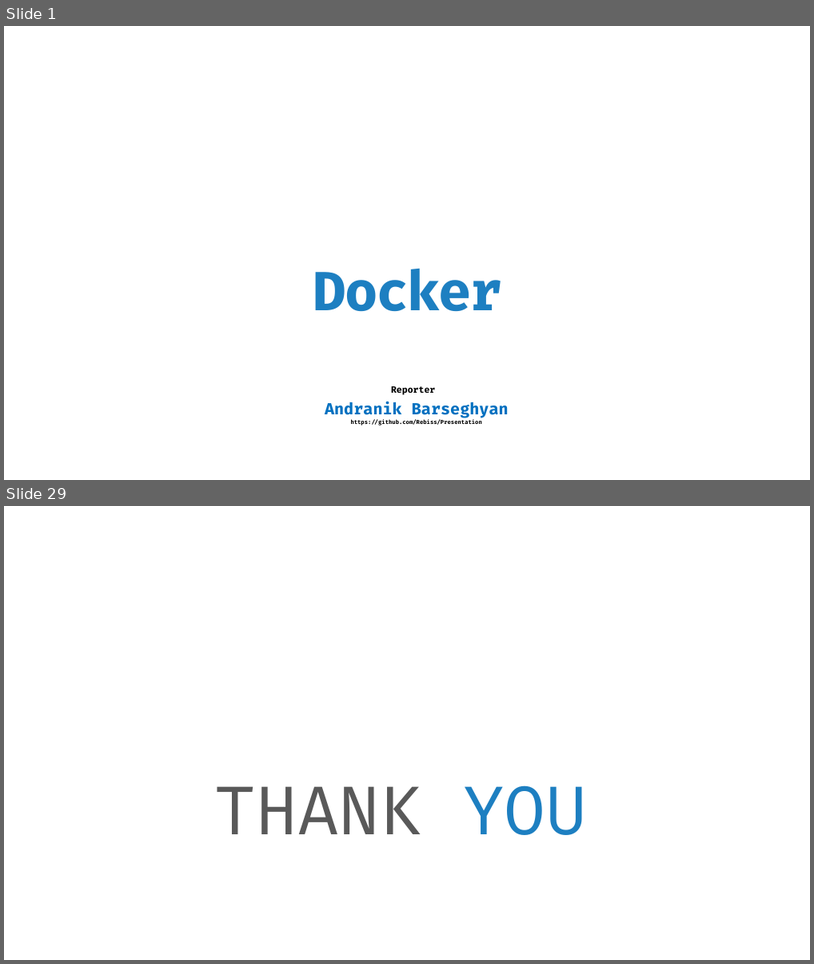
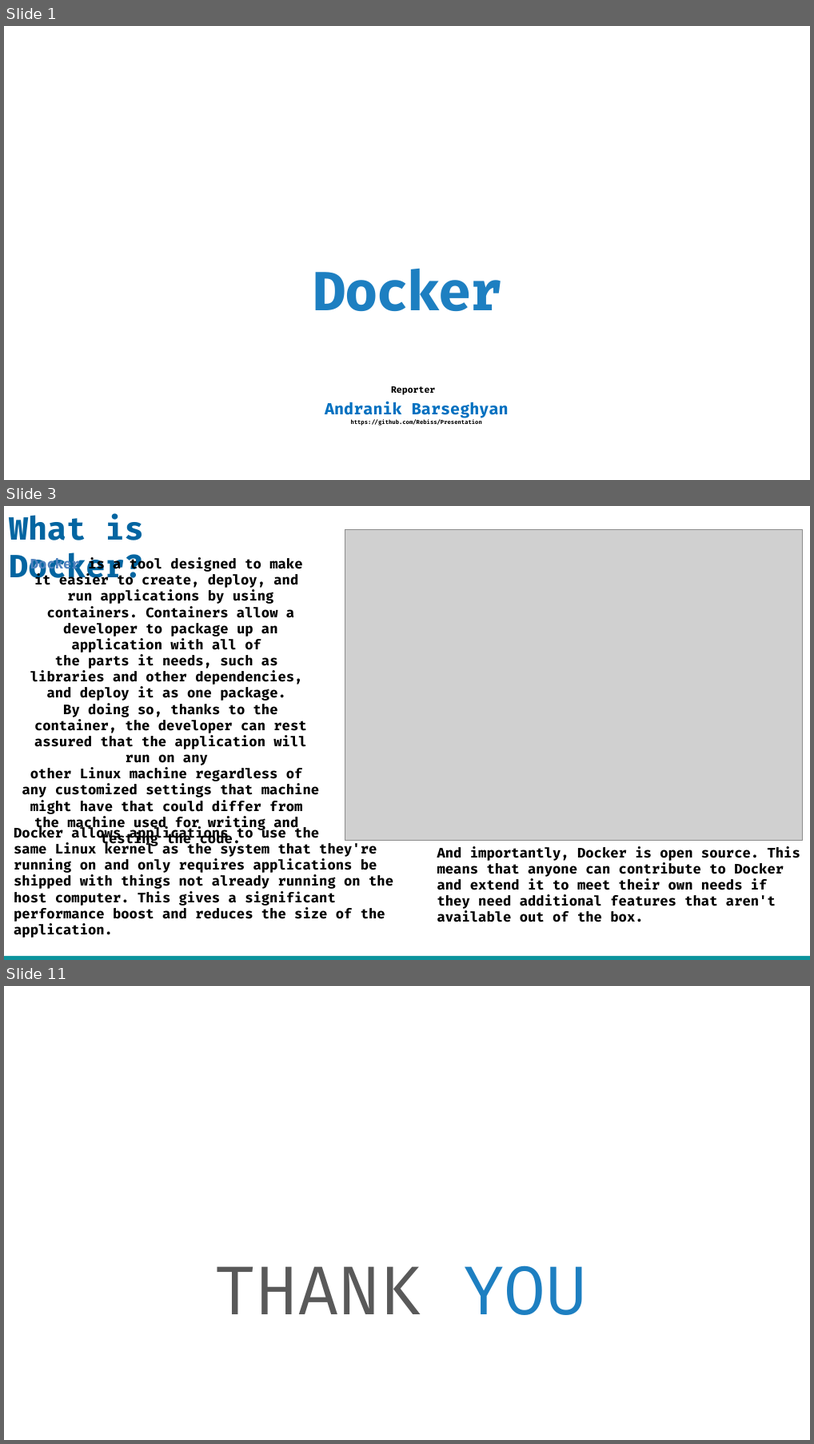
Before and after one commit to nikbarseghyan/Presentation, a slide deck: Docker.pptx. Shown one above the other, each under a label of ours: slides 1 and 29 before the commit, slides 1, 3 and 11 after it; the slides between them are not shown. The pictures are 814x964 and 814x1444 pixels, drawn with LibreOffice and Linux fonts; fonts in the diff are those of the drawing; grey boxes stand for pictures; background and template pictures are left out. Boxes give left, top, right and bottom in pixels: in the first picture for what was removed or moved away, otherwise in the second. Text is boxed around its words. In the diff, an @@ line names an element or a change of style, - is before the commit and + after.

Commit message:
Docker

```diff
--- a/Docker.pptx
+++ b/Docker.pptx
@@ slide 3 added at [4,506,810,960], background #FFFFFF @@
@@ text added at [9,515,144,585], 28 pt, text #0365A1, bold @@
+What is Docker?
@@ picture added at [345,529,803,840] @@
@@ text added at [22,558,319,832], 12 pt, text #000000, bold @@
+Docker is a tool designed to make
+it easier to create, deploy, and
+run applications by using containers. Containers allow a developer to package up an application with all of
+the parts it needs, such as
+libraries and other dependencies,
+and deploy it as one package.
+By doing so, thanks to the container, the developer can rest assured that the application will run on any
+other Linux machine regardless of
+any customized settings that machine might have that could differ from
+the machine used for writing and
+testing the code.
@@ text added at [14,827,394,937], 12 pt, text #000000, bold @@
+Docker allows applications to use the
+same Linux kernel as the system that they're running on and only requires applications be shipped with things not already running on the host computer. This gives a significant performance boost and reduces the size of the application.
@@ text added at [438,847,801,922], 12 pt, text #000000, bold @@
+And importantly, Docker is open source. This means that anyone can contribute to Docker
+and extend it to meet their own needs if
+they need additional features that aren't
+available out of the box.
@@ rectangle added at [4,956,810,960], fill #0D949D @@
@@ what was slide 29 is now slide 11 @@
```
Also in this commit, not shown: 1 slide changed, 7 other slides added, 26 slides removed.
